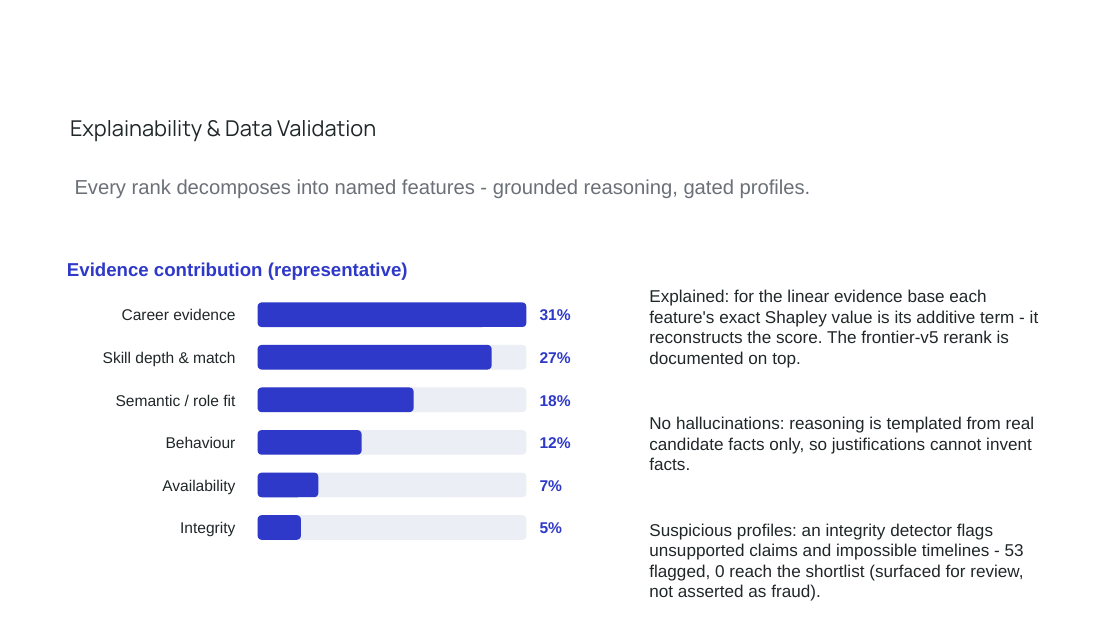
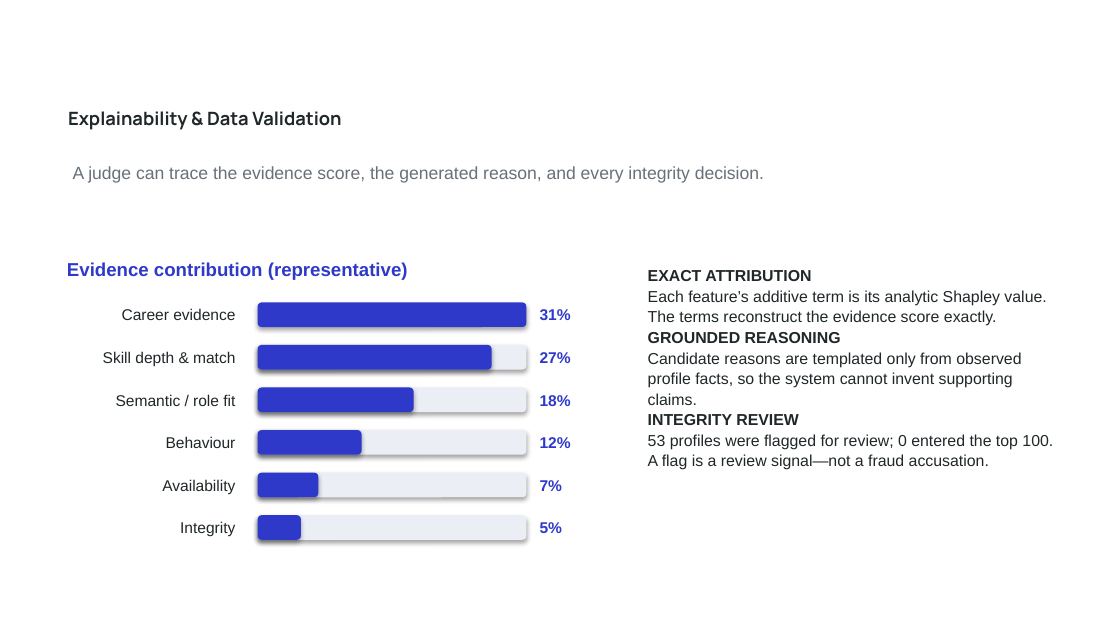
Before and after one commit to bansalbhunesh/redrob-hirefit-ranker, a slide deck: slide 5 of docs/HireFit_Submission_Deck.pptx. Drawn at 1120x630 pixels with LibreOffice and Linux fonts; fonts in the diff are those of the drawing; background and template pictures are left out. Boxes give left, top, right and bottom in pixels: in the first picture for what was removed or moved away, otherwise in the second. Text is boxed around its words. In the diff, an @@ line names an element or a change of style, - is before the commit and + after.

Commit message:
deck: polish 11-slide judge narrative

```diff
--- a/docs/HireFit_Submission_Deck.pptx
+++ b/docs/HireFit_Submission_Deck.pptx
@@ text "Explainability & Data Validation" at (x1=68, y1=111, x2=341, y2=130): size 14 to 11.8 pt, bold on; line spacing 1.15 to 1 @@
@@ text at (x1=73, y1=166, x2=764, y2=183): text changed; size 13 to 11.2 pt; text colour #6B7078 to #687078 @@
-Every rank decomposes into named features - grounded reasoning, gated profiles.
+A judge can trace the evidence score, the generated reason, and every integrity decision.
@@ text at (x1=648, y1=270, x2=1053, y2=470): text changed; size 11 to 10.2 pt @@
-Explained: for the linear evidence base each feature's exact Shapley value is its additive term - it reconstructs the score. The frontier-v5 rerank is documented on top.
-No hallucinations: reasoning is templated from real candidate facts only, so justifications cannot invent facts.
-Suspicious profiles: an integrity detector flags unsupported claims and impossible timelines - 53 flagged, 0 reach the shortlist (surfaced for review, not asserted as fraud).
+EXACT ATTRIBUTION
+Each feature’s additive term is its analytic Shapley value. The terms reconstruct the evidence score exactly.
+GROUNDED REASONING
+Candidate reasons are templated only from observed profile facts, so the system cannot invent supporting claims.
+INTEGRITY REVIEW
+53 profiles were flagged for review; 0 entered the top 100. A flag is a review signal—not a fraud accusation.
@@ shadow on in 11 elements at (x1=258, y1=302, x2=526, y2=327), (x1=258, y1=345, x2=526, y2=370), (x1=258, y1=345, x2=492, y2=370), (x1=258, y1=388, x2=526, y2=412), (x1=258, y1=388, x2=413, y2=412), (x1=258, y1=430, x2=526, y2=455), (x1=258, y1=430, x2=362, y2=455), (x1=258, y1=473, x2=526, y2=497), (x1=258, y1=473, x2=318, y2=497), (x1=258, y1=515, x2=526, y2=540), (x1=258, y1=515, x2=301, y2=540) @@
```
Also in this commit, not shown: 9 other slides changed, 1 slide added, 1 slide removed.
